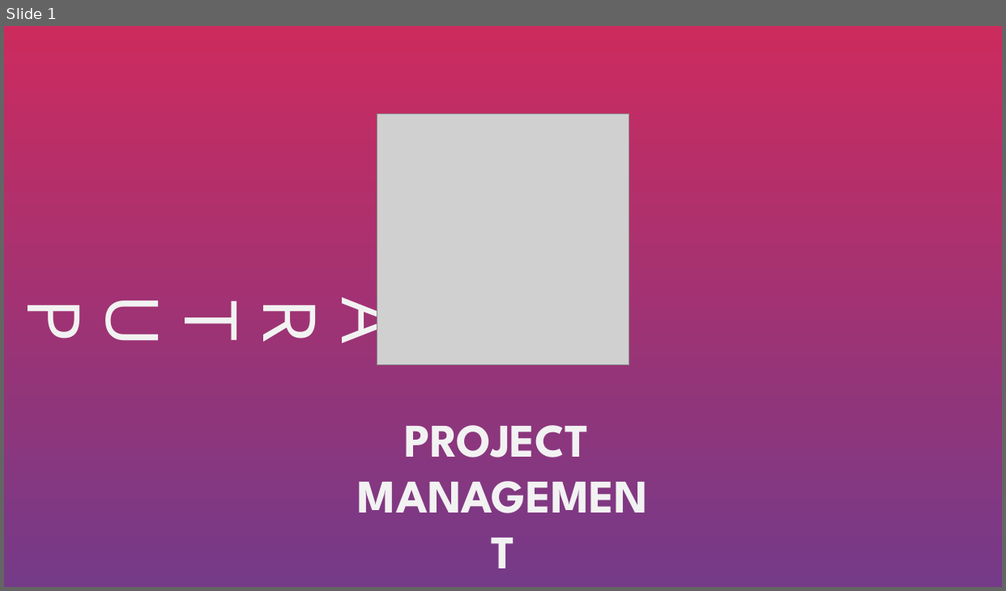
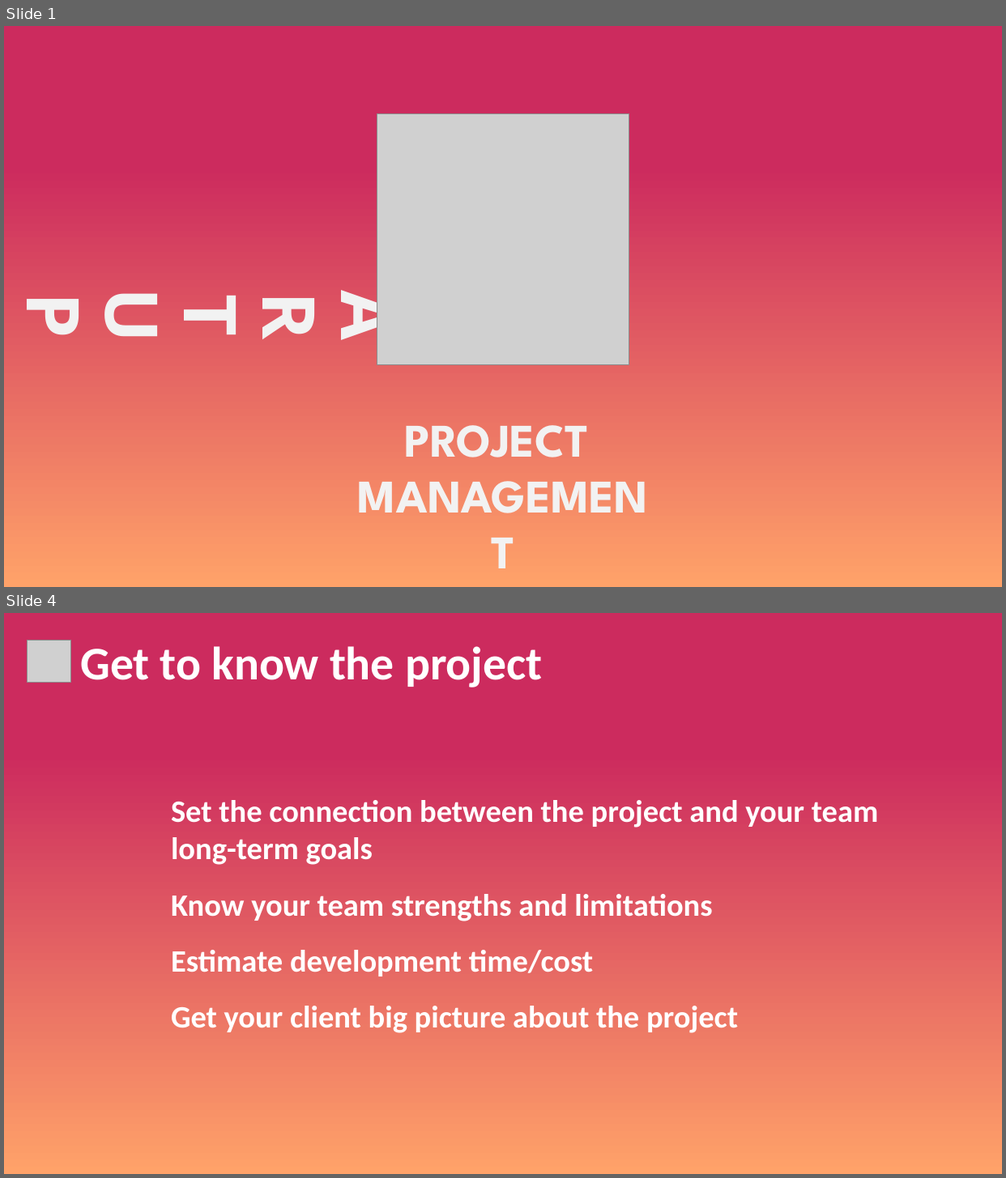
Before and after one commit to cimadev/PlaticasTalleres, a slide deck: 2018/18_05_18 Innovatec TEC/Startup Project Management.pptx. Shown one above the other, each under a label of ours: slide 1 before the commit, slides 1 and 4 after it; the slides between them are not shown. The pictures are 1006x591 and 1006x1178 pixels, drawn with LibreOffice and Linux fonts; fonts in the diff are those of the drawing; grey boxes stand for pictures. Boxes give left, top, right and bottom in pixels: in the first picture for what was removed or moved away, otherwise in the second. Text is boxed around its words. In the diff, an @@ line names an element or a change of style, - is before the commit and + after.

Commit message:
Presentation done

```diff
--- a/2018/18_05_18 Innovatec TEC/Startup Project Management.pptx
+++ b/2018/18_05_18 Innovatec TEC/Startup Project Management.pptx
@@ slide 4 added at (x1=4, y1=613, x2=1002, y2=1174), background gradient #CC2B5E to #FFA269 @@
@@ picture added at (x1=27, y1=640, x2=70, y2=683) @@
@@ text added at (x1=80, y1=646, x2=543, y2=688), 45 pt, text #FFFFFF, bold @@
+Get to know the project
@@ text added at (x1=171, y1=800, x2=878, y2=865), 30 pt, text #FFFFFF, bold @@
+Set the connection between the project and your team long-term goals
@@ text added at (x1=171, y1=894, x2=712, y2=922), 30 pt, text #FFFFFF, bold @@
+Know your team strengths and limitations
@@ text added at (x1=171, y1=950, x2=594, y2=977), 30 pt, text #FFFFFF, bold @@
+Estimate development time/cost
@@ text added at (x1=171, y1=1006, x2=738, y2=1033), 30 pt, text #FFFFFF, bold @@
+Get your client big picture about the project
@@ slide 1 changed as well @@
@@ background gradient #CC2B5E to #753A88 to gradient #CC2B5E to #FFA269 @@
@@ title "S T A R T ..." moved from (x1=6, y1=301, x2=420, y2=344) to (x1=6, y1=293, x2=420, y2=339) @@
@@ title "S T A R T ..." at (x1=6, y1=293, x2=420, y2=339): bold on @@
```
Also in this commit, not shown: 1 other slide changed, 23 other slides added, 1 slide removed, 2 other files.
